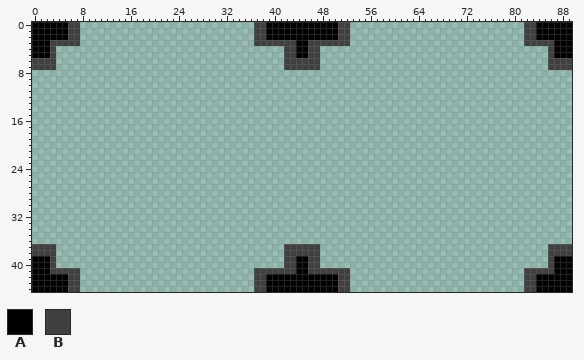
Two versions of one sprite sheet, data/cursor.png. Above is the file before it was changed.
The file is 90x45 pixels. Pixels under 10% opacity are left out. Colours within 5 levels of each other are drawn and written as one.
Palette (. is transparent): A #000000  B #404040
Pixels before (only the part around the change), first column x 0:
 0 AAAAAABB.............................BBAAAAAAAAAAAABB.............................BBAAAAAA
 1 AAAAAABB.............................BBAAAAAAAAAAAABB.............................BBAAAAAA
 2 AAAAAABB.............................BBAAAAAAAAAAAABB.............................BBAAAAAA
 3 AAABBBBB.............................BBBBBBBAABBBBBBB.............................BBBBBAAA
 4 AAAB......................................BBAABB......................................BAAA
 5 AAAB......................................BBAABB......................................BAAA
 6 BBBB......................................BBBBBB......................................BBBB
 7 BBBB......................................BBBBBB......................................BBBB
 8 ..........................................................................................
 9 ..........................................................................................
10 ..........................................................................................
11 ..........................................................................................
12 ..........................................................................................
13 ..........................................................................................
14 ..........................................................................................
15 ..........................................................................................
16 ..........................................................................................
17 ..........................................................................................
18 ..........................................................................................
19 ..........................................................................................
20 ..........................................................................................
21 ..........................................................................................
22 ..........................................................................................
23 ..........................................................................................
24 ..........................................................................................
25 ..........................................................................................
26 ..........................................................................................
27 ..........................................................................................
28 ..........................................................................................
29 ..........................................................................................
30 ..........................................................................................
31 ..........................................................................................
32 ..........................................................................................
33 ..........................................................................................
34 ..........................................................................................
35 ..........................................................................................
36 ..........................................................................................
37 BBBB......................................BBBBBB......................................BBBB
38 BBBB......................................BBBBBB......................................BBBB
39 AAAB......................................BBAABB......................................BAAA
40 AAAB......................................BBAABB......................................BAAA
41 AAABBBBB.............................BBBBBBBAABBBBBBB.............................BBBBBAAA
42 AAAAAABB.............................BBAAAAAAAAAAAABB.............................BBAAAAAA
43 AAAAAABB.............................BBAAAAAAAAAAAABB.............................BBAAAAAA
44 AAAAAABB.............................BBAAAAAAAAAAAABB.............................BBAAAAAA
Now the later version:
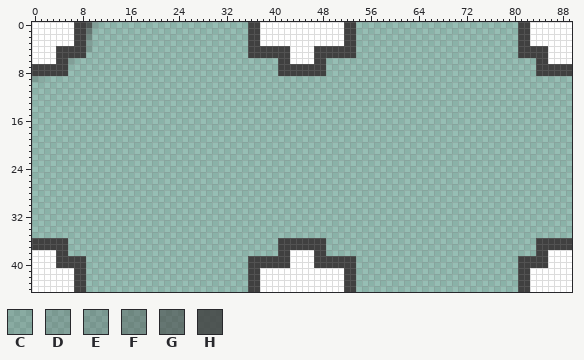
Colours new in this view: C #40404027  D #40404038  E #4040403e  F #40404061  G #40404092  H #404040d3
Log entry: Make cursor more visible
What changed:
colour A: #000000 -> #ffffff
Changed rows in their new state; - is a pixel that keeps its letter.
first column x 0:
 0 ------A-BHE-------------------------B-A------------A-B---------------------------B-A------
 1 ------A-BG--------------------------B-A------------A-B---------------------------B-A------
 2 ------A-BF--------------------------B-A------------A-B---------------------------B-A------
 3 ---AAAA-BE--------------------------B-AAAAAA--AAAAAA-B---------------------------B-AAAA---
 4 ---ABBBBBD--------------------------BBBBBB-A--A-BBBBBB---------------------------BBBBBA---
 5 ---ABBBBB---------------------------BBBBBB-A--A-BBBBBB---------------------------BBBBBA---
 6 AAAABBE----------------------------------B-AAAA-B-----------------------------------BBAAAA
 7 ----BB-----------------------------------B------B-----------------------------------BB----
 8 BBBBBB-----------------------------------BBBBBBBB-----------------------------------BBBBBB
 9 DC----------------------------------------------------------------------------------------
first column x 0:
36 BBBBBB-----------------------------------BBBBBBBB-----------------------------------BBBBBB
37 ----BB-----------------------------------B------B-----------------------------------BB----
38 AAAABB-----------------------------------B-AAAA-B-----------------------------------BBAAAA
39 ---ABBBBB---------------------------BBBBBB-A--A-BBBBBB---------------------------BBBBBA---
40 ---ABBBBB---------------------------BBBBBB-A--A-BBBBBB---------------------------BBBBBA---
41 ---AAAA-B---------------------------B-AAAAAA--AAAAAA-B---------------------------B-AAAA---
42 ------A-B---------------------------B-A------------A-B---------------------------B-A------
43 ------A-B---------------------------B-A------------A-B---------------------------B-A------
44 ------A-B---------------------------B-A------------A-B---------------------------B-A------
Pixel boxes of the changes (left, top, right, bottom) in both pictures:
changed: (32, 22, 98, 82)
changed: (248, 22, 356, 76)
changed: (518, 22, 572, 76)
changed: (32, 238, 86, 292)
changed: (248, 238, 356, 292)
changed: (518, 238, 572, 292)
